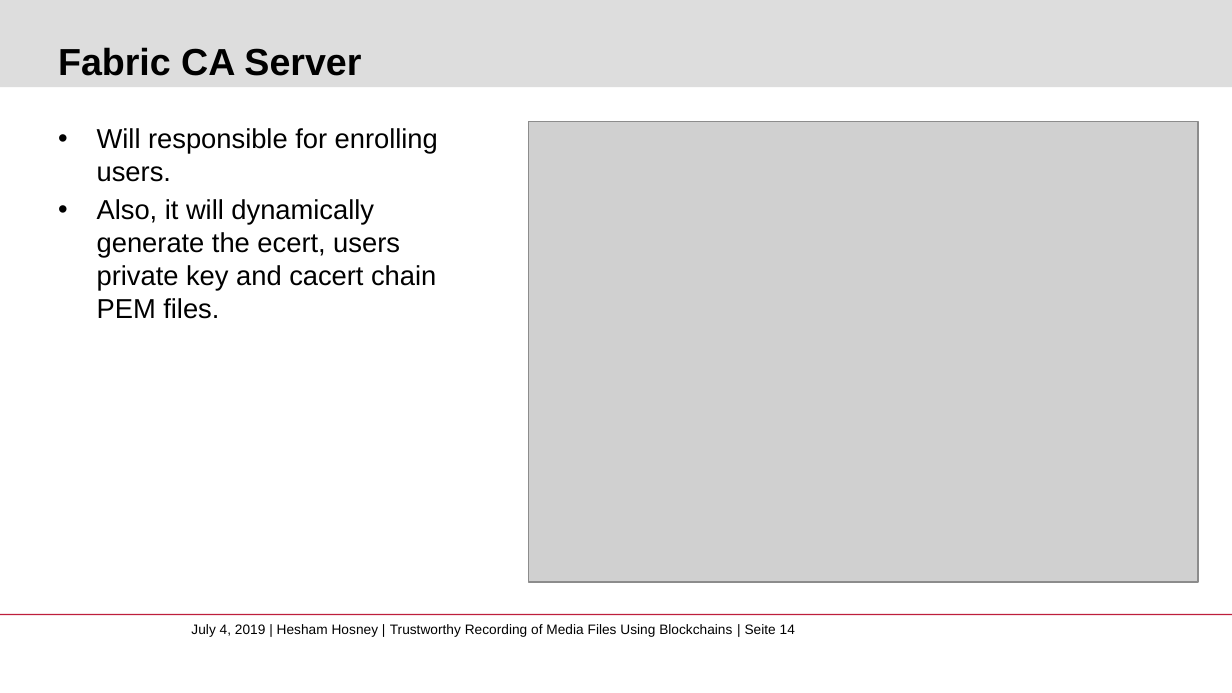
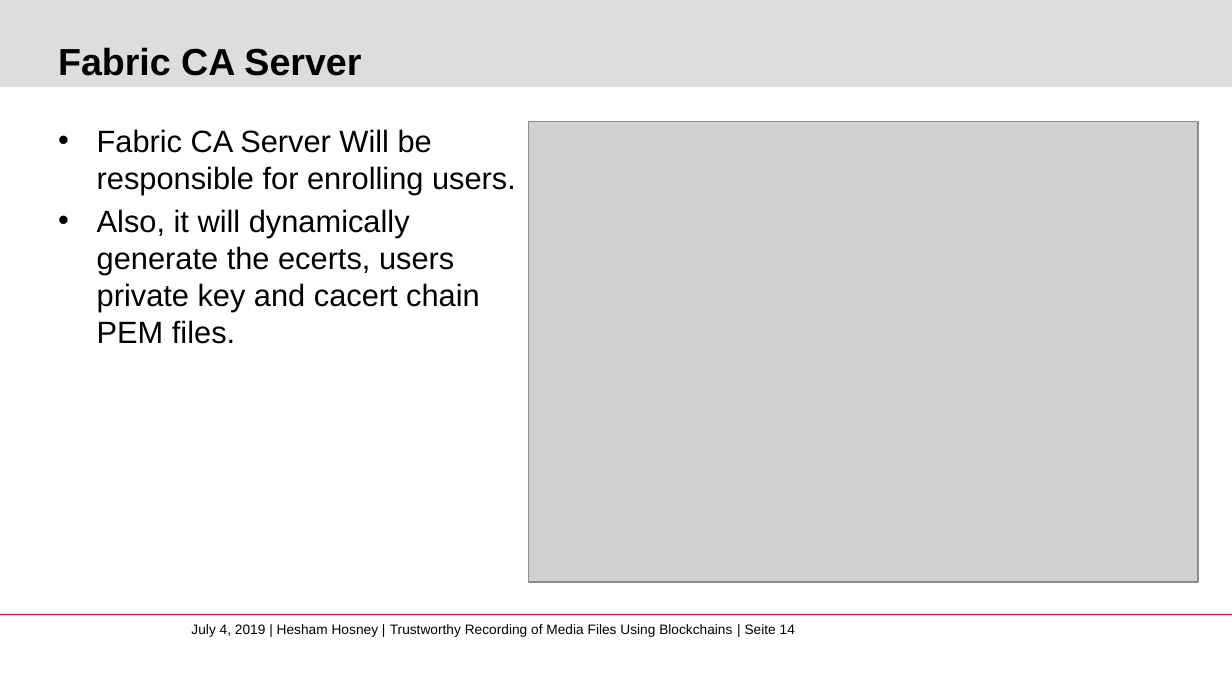
Before and after one commit to whosham/FakeNewsDetection, a slide deck: slide 14 of FakeNewsDetection.pptx. Drawn at 1232x693 pixels with LibreOffice and Linux fonts; fonts in the diff are those of the drawing; grey boxes stand for pictures; background and template pictures are left out. Boxes give left, top, right and bottom in pixels: in the first picture for what was removed or moved away, otherwise in the second. Text is boxed around its words. In the diff, an @@ line names an element or a change of style, - is before the commit and + after.

```diff
--- a/FakeNewsDetection.pptx
+++ b/FakeNewsDetection.pptx
@@ text at box(97, 129, 516, 344): text changed; size 16 to 18 pt @@
-• Will responsible for enrolling users.
-• Also, it will dynamically generate the ecert, users private key and cacert chain PEM files.
+• Fabric CA Server Will be responsible for enrolling users.
+• Also, it will dynamically generate the ecerts, users private key and cacert chain PEM files.
```
Also in this commit, not shown: 18 other slides changed, 6 slides added, 2 slides removed, 4 other files.
